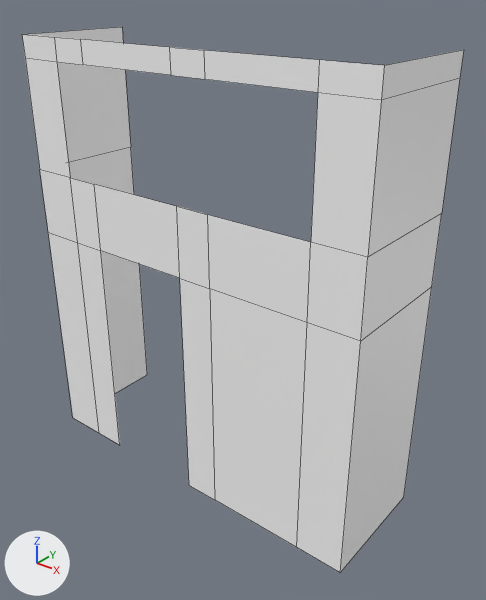
Before and after pictures for a commit that changed the FBX model i209a/entrance-box-i209a.fbx.
The view is the same before and after, from a 50 mm camera at (4.77, -4.38, 0.43) aimed at (1.65, -0.48, -1.99). Arrows for +X, +Y and +Z are at lower left; the lights stay in place. The first picture is the older version. Mesh edges are drawn as thin lines.

Objects in the first picture: 'entrance-box-i209a'.
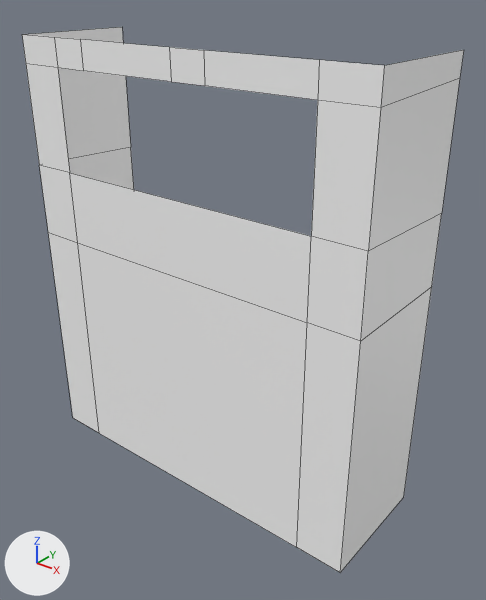
Boxes [x1, y1, x2, y2] around the edits, measured in the pictures (486 x 600 px):
part 1 of me_cube_025, built on
    both: [25, 50, 454, 547]

What the commit changed:
me_cube_025 is used by ob_entrance_box_i209a; location (0.0, 0.0, 0.0).
Verts and faces of me_cube_025; kept vertices keep their numbers, new ones are numbered from 45.
Before the commit, vertices of me_cube_025: 8 (0.29, -1.04, -3.64) at pixel (99, 433), 9 (1.49, -1.04, -3.64) at pixel (189, 485), 16 (1.49, -1.04, -1.64) at pixel (179, 278), 17 (0.29, -1.04, -1.64) at pixel (77, 242), 18 (-0.12, -1.04, -0.17) at pixel (25, 57).
Before the commit, vertices of me_cube_025: 21 (3.04, -1.04, -0.17) at pixel (381, 100), 22 (1.49, -1.04, -0.17) at pixel (170, 75), 23 (0.29, -1.04, -0.17) at pixel (56, 61), 26 (3.04, -1.04, -1.07) at pixel (367, 257), 27 (1.49, -1.04, -1.07) at pixel (176, 206).
Before the commit, vertices of me_cube_025: 28 (0.29, -1.04, -1.07) at pixel (70, 177), 29 (-0.12, -1.04, -1.07) at pixel (39, 169), 30 (2.64, -1.04, -3.64) at pixel (296, 547), 32 (2.64, -1.04, -1.64) at pixel (307, 322), 33 (2.64, -1.04, -0.17) at pixel (317, 92).
Before the commit, vertices of me_cube_025: 34 (2.64, -1.04, -1.07) at pixel (310, 242), 35 (0.59, -1.04, -3.64) at pixel (119, 445), 37 (0.59, -1.04, -1.64) at pixel (100, 250), 38 (0.59, -1.04, -0.17) at pixel (82, 64), 39 (0.59, -1.04, -1.07) at pixel (94, 184).
Before the commit, vertices of me_cube_025: 41 (1.79, -1.04, -1.64) at pixel (209, 288), 42 (1.79, -1.04, -0.17) at pixel (204, 79), 43 (1.79, -1.04, -1.07) at pixel (207, 214), 44 (1.79, -1.04, -3.64) at pixel (214, 499).
me_cube_025 had 45 vertices, 27 faces and spanned x -0.12..3.04, y -1.04..0.0, z -3.64..0.0.
me_cube_025 now has 36 vertices, 22 faces and spans x -0.12..3.04, y -1.04..0.0, z -3.64..0.0.
Part 1, on me_cube_025:
Vertices deleted: 9, 16, 27, 35, 37, 39, 41, 43, 44 (with the faces that use them).
Vertices 18, 21, 22, 23, 33, 38, 42 move by (0.0, 0.0, -0.05).
Vertices 26, 28, 29, 34 move by (0.0, 0.0, 0.04).
New faces: (8, 30, 32, 17), (17, 32, 34, 28).
